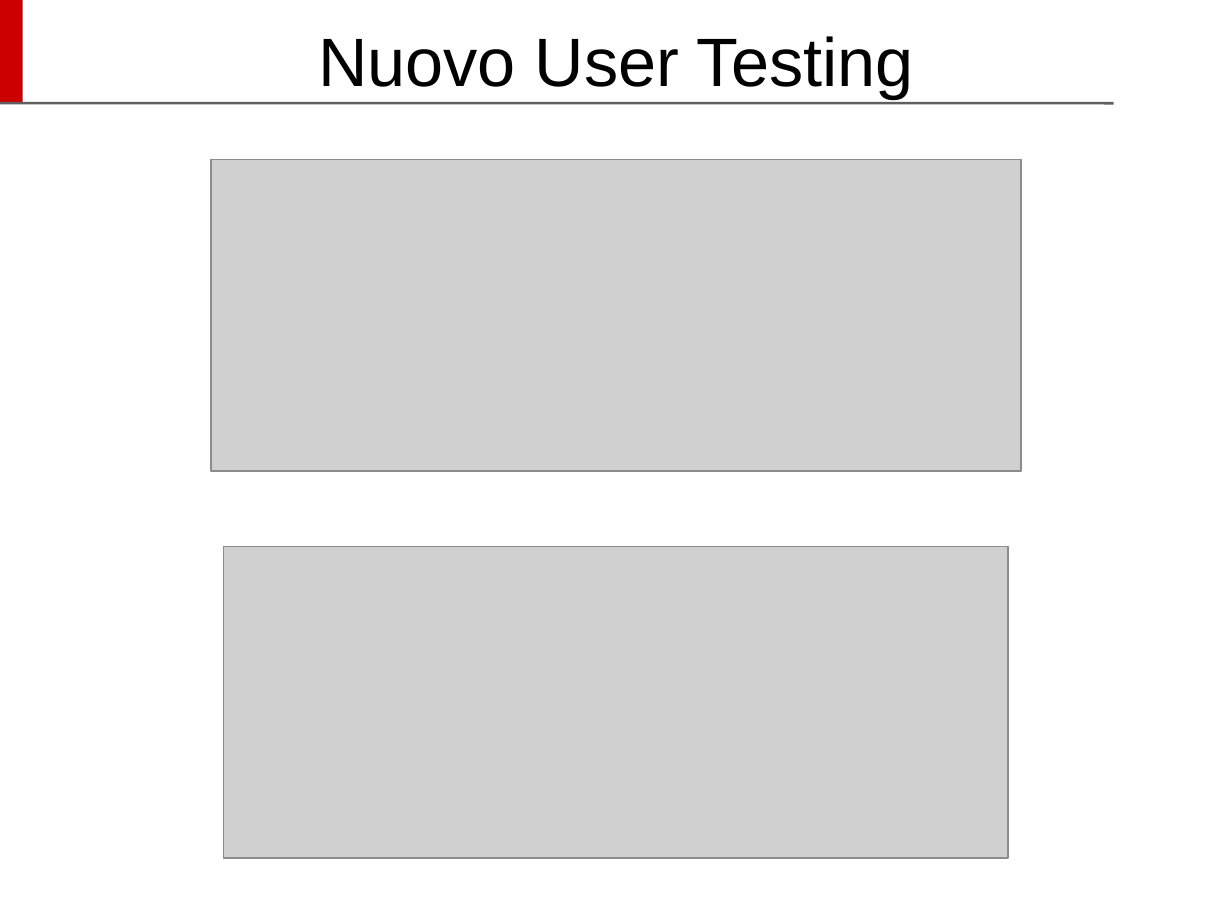
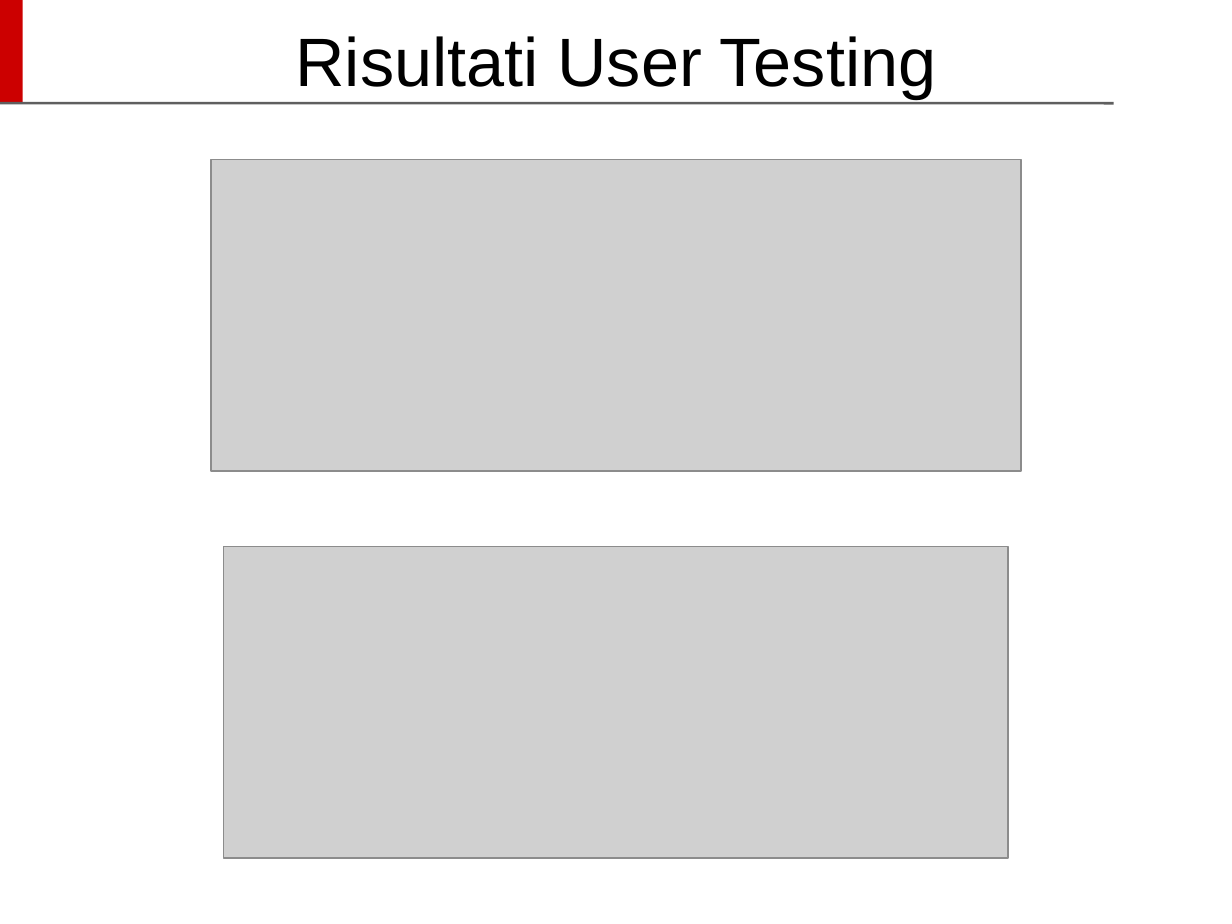
Before and after one commit to Siber93/UsabilitaProject, a slide deck: slide 24 of UUX_SlideProject_Cochlear.odp (slide 28 before the commit). Drawn at 1232x924 pixels with LibreOffice and Linux fonts; fonts in the diff are those of the drawing; grey boxes stand for pictures; background and template pictures are left out. Boxes give left, top, right and bottom in pixels: in the first picture for what was removed or moved away, otherwise in the second. Text is boxed around its words. In the diff, an @@ line names an element or a change of style, - is before the commit and + after.

```diff
--- a/UUX_SlideProject_Cochlear.odp
+++ b/UUX_SlideProject_Cochlear.odp
@@ title at bbox=[295, 36, 937, 99]: text changed @@
-Nuovo User Testing
+Risultati User Testing
```
Also in this commit, not shown: 2 other slides changed, 2 slides added, 7 slides removed, 3 other files.
